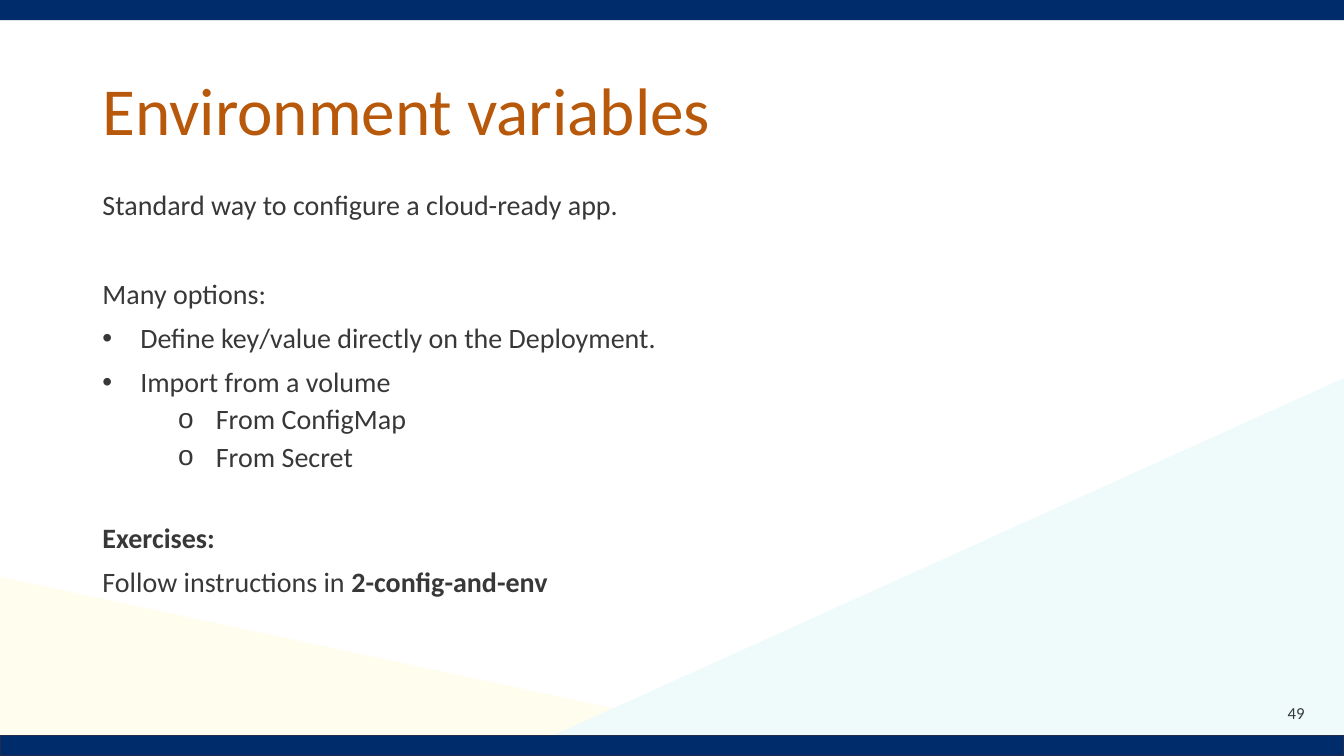
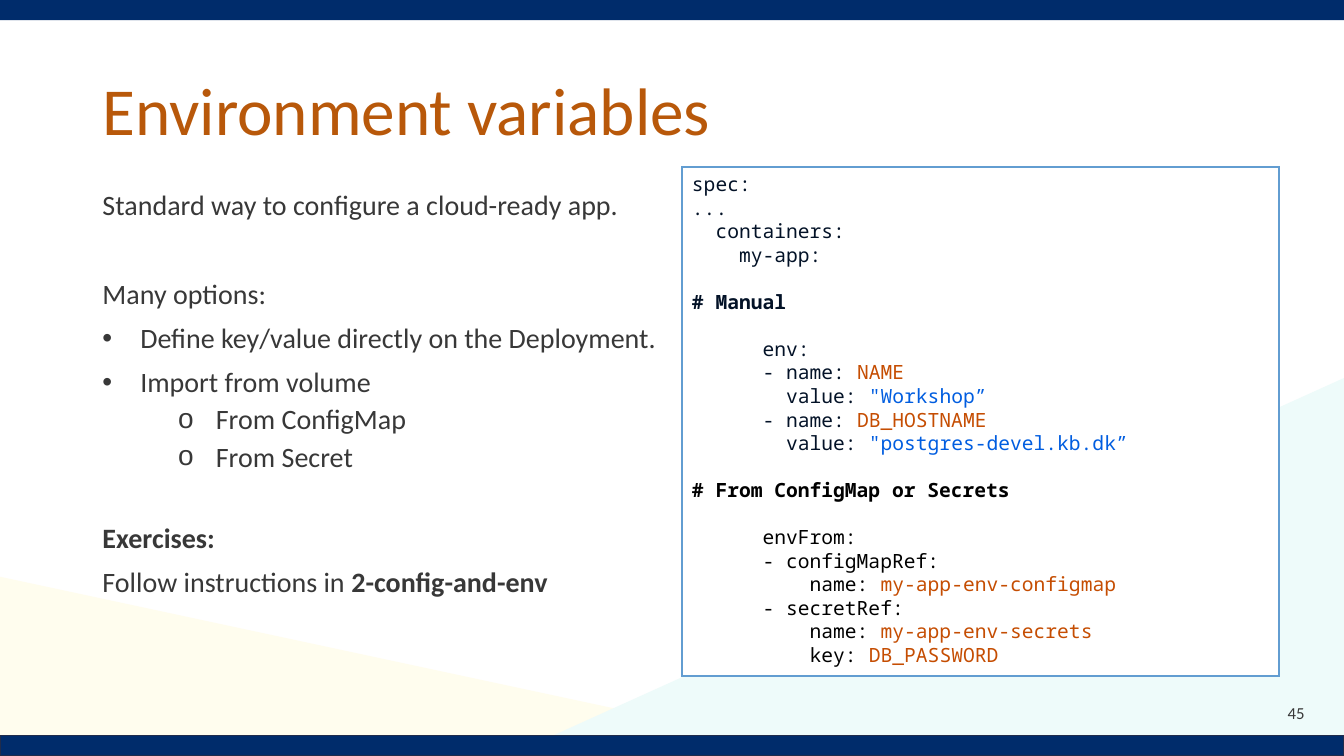
Before and after one commit to Notalib/workshop-kubernetes, a slide deck: slide 45 of Kubernetes_workshop.pptx (slide 49 before the commit). Drawn at 1344x756 pixels with LibreOffice and Linux fonts; fonts in the diff are those of the drawing; background and template pictures are left out. Boxes give left, top, right and bottom in pixels: in the first picture for what was removed or moved away, otherwise in the second. Text is boxed around its words. In the diff, an @@ line names an element or a change of style, - is before the commit and + after.

```diff
--- a/Kubernetes_workshop.pptx
+++ b/Kubernetes_workshop.pptx
@@ rectangle added at (x1=683, y1=167, x2=1279, y2=677), fill #FFFFFF, outline #629DD1 1 pt, 14 pt, text #000000 @@
+spec:
+...
+containers:
+my-app:
+# Manual
+env:
+- name: NAME
+value: "Workshop”
+- name: DB_HOSTNAME
+value: "postgres-devel.kb.dk”
+# From ConfigMap or Secrets
+envFrom:
+- configMapRef:
+name: my-app-env-configmap
+- secretRef:
+name: my-app-env-secrets
+key: DB_PASSWORD
@@ text at (x1=140, y1=372, x2=371, y2=397): text changed @@
-• Import from a volume
+• Import from volume
@@ page number at (x1=1288, y1=708, x2=1305, y2=719): text changed @@
-49
+45
```
Also in this commit, not shown: 13 other slides changed, 6 slides added, 3 slides removed, 10 other files.
